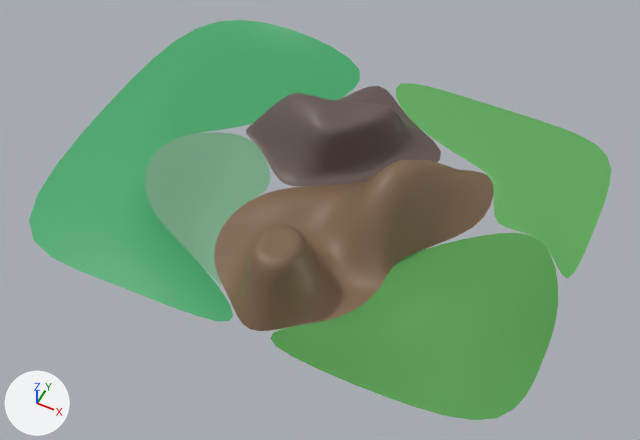
The Blender file Blender/Scenes/BattleLand.blend: old version first, new version second.
One viewpoint serves both versions: a 50 mm lens placed at (453.0, -917.0, 1086.0), pointed at (12.0, -36.0, -15.0). Every picture has the same lights, and +X, +Y and +Z are marked at lower left. The first picture is the older version.
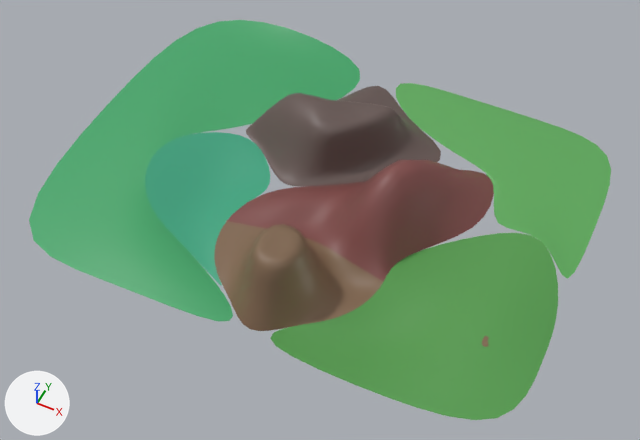
Boxes (x1, y1, x2, y2) around the edits, measured in the pictures (640 x 440 px):
'Circle.007', recoloured
    both: (145, 132, 270, 286)
'Circle', added
    after: (482, 336, 489, 347)
part 1 of me_circle_008, recoloured
    both: (227, 160, 494, 282)

The change, as a list of edits to the scene's bpy script:
```text
Change mat_material_004:
    mat_material_004.base_color: (0.172, 0.376, 0.226) -> (0.0452, 0.376, 0.215)  # green #73a583 -> green #3ca580
Add mat_material_007:
    mat_material_007 = principled_material('Material.007')
    mat_material_007.base_color = (0.219, 0.0702, 0.0661)  # brown #814b49
Add mat_material_001:
    mat_material_001 = principled_material('Material.001')
    mat_material_001.base_color = (0.22, 0.136, 0.0782)  # brown #81674f
Change me_circle_008:
    where me_circle_008.from_pydata(...)  # 30 vertices, 20 faces; spans x -167.0..225.0, y -211.0..284.0, z -82.0..295.0
    used by ob_circle_008; location = (43.0, -92.0, 16.0)
    me_circle_008 part 1: all 8 faces centred in x -123.0..155.0, y 13.0..162.0, z -22.0..58.0 switch from mat_material_003 (brown #81674f) to mat_material_007 (brown #814b49)
Add me_circle:
    me_circle.from_pydata([(-2.0, 8.4, 0.5), (-3.5, 7.5, 0.5), (-3.9, -1.3, 0.3), (-3.2, -7.1, 0.3), (2.6, -9.9, 0.3), (7.6, -4.5, 0.3), (1.4, -1.1, 0.0), (1.9, 8.6, 0.2), (-2.1, 0.4, 0.8), (-1.0, -4.8, -0.1), (0.2, 3.6, 0.3), (0.5, -3.2, -0.1), (-2.0, 9.4, -0.3), (-4.6, 8.3, -0.1), (-4.6, -1.3, -0.5), (-3.7, -7.6, -0.5), (2.6, -10.6, -0.5), (8.4, -4.7, -0.5), (2.6, -0.2, -0.4), (3.2, 9.7, -0.2)], [], [(1, 2, 8), (4, 5, 11, 9), (0, 10, 7), (9, 11, 10, 8), (8, 10, 0, 1), (8, 2, 3, 9), (9, 3, 4), (7, 10, 11, 6), (6, 11, 5), (0, 7, 19, 12), (6, 5, 17, 18), (4, 3, 15, 16), (2, 1, 13, 14), (7, 6, 18, 19), (5, 4, 16, 17), (3, 2, 14, 15), (1, 0, 12, 13)])
    me_circle.polygons.foreach_set('use_smooth', [True] * 17)
    me_circle.materials.append(mat_material_001)  # brown #81674f
Add ob_circle:
    ob_circle = bpy.data.objects.new('Circle', me_circle)
    ob_circle.location = (342.0, -160.0, 12.0)
    _m = ob_circle.modifiers.new('Subdivision', 'SUBSURF')
    _m.levels = 4
```
